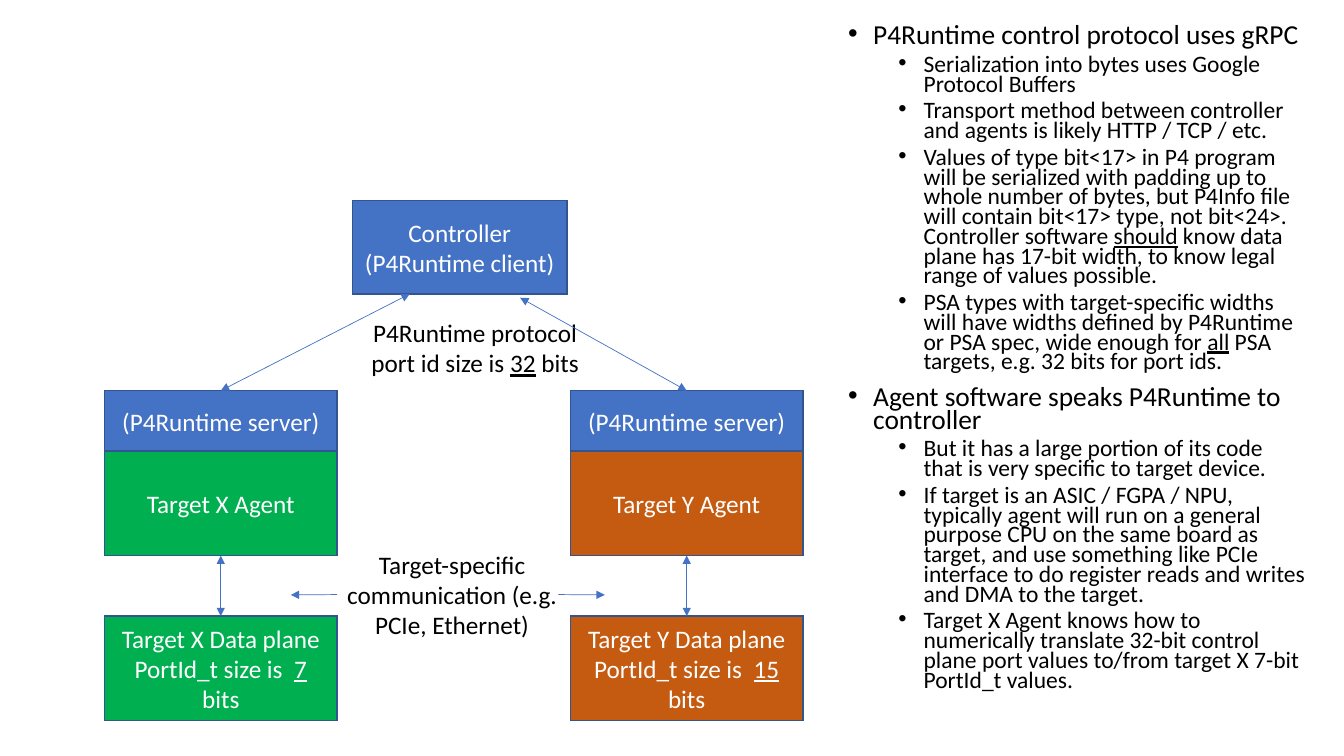
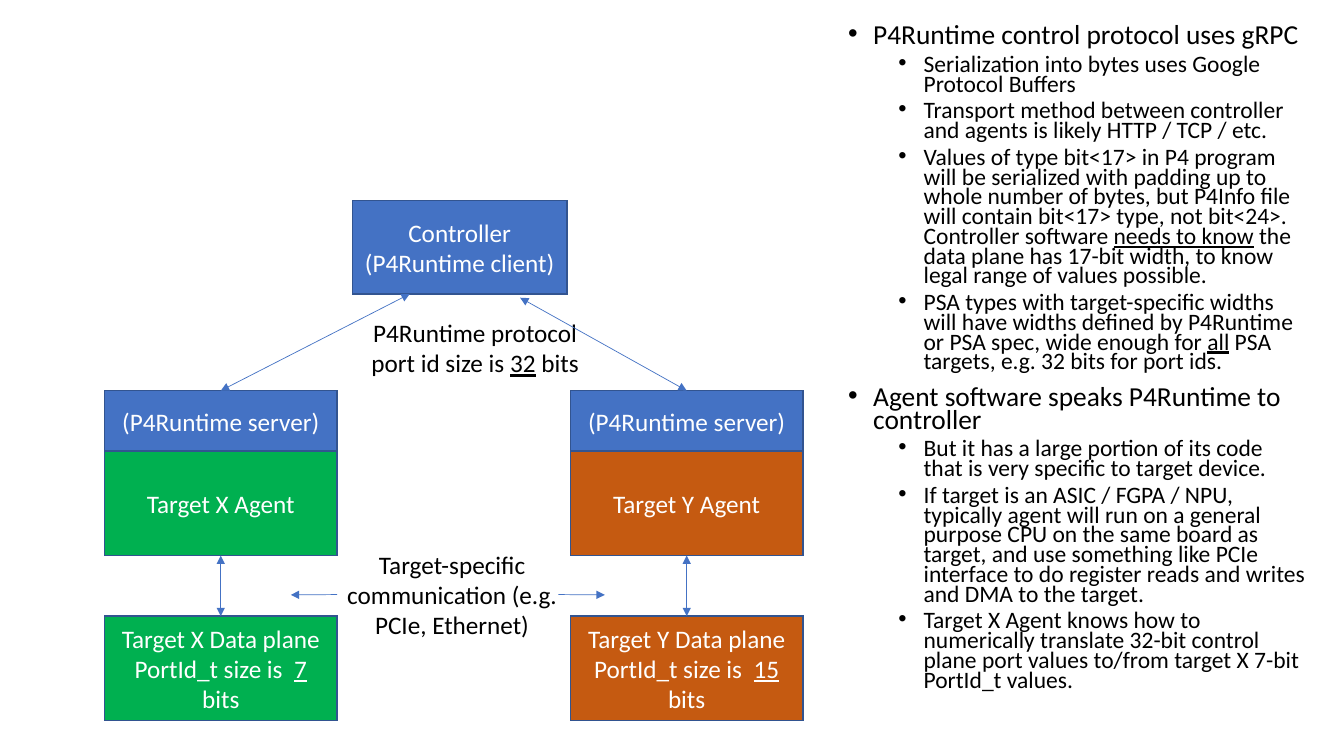
Before and after one commit to jafingerhut/p4-guide, a slide deck: slide 2 of docs/p4runtime-and-psa-target-specific-types.pptx. Drawn at 1344x756 pixels with LibreOffice and Linux fonts; fonts in the diff are those of the drawing. Boxes give left, top, right and bottom in pixels: in the first picture for what was removed or moved away, otherwise in the second. Text is boxed around its words. In the diff, an @@ line names an element or a change of style, - is before the commit and + after.

Commit message:
Some more small edits to P4Runtime and PSA 'control plane types' slides
including a couple at the end summarizing the approach we plan to use.

```diff
--- a/docs/p4runtime-and-psa-target-specific-types.pptx
+++ b/docs/p4runtime-and-psa-target-specific-types.pptx
@@ text at (924,148,1291,287): text changed @@
-  • Values of type bit<17> in P4 program will be serialized with padding up to whole number of bytes, but P4Info file will contain bit<17> type, not bit<24>. Controller software should know data plane has 17-bit width, to know legal range of values possible.
+  • Values of type bit<17> in P4 program will be serialized with padding up to whole number of bytes, but P4Info file will contain bit<17> type, not bit<24>. Controller software needs to know the data plane has 17-bit width, to know legal range of values possible.
```
Also in this commit, not shown: 5 other slides changed, 3 slides added.
